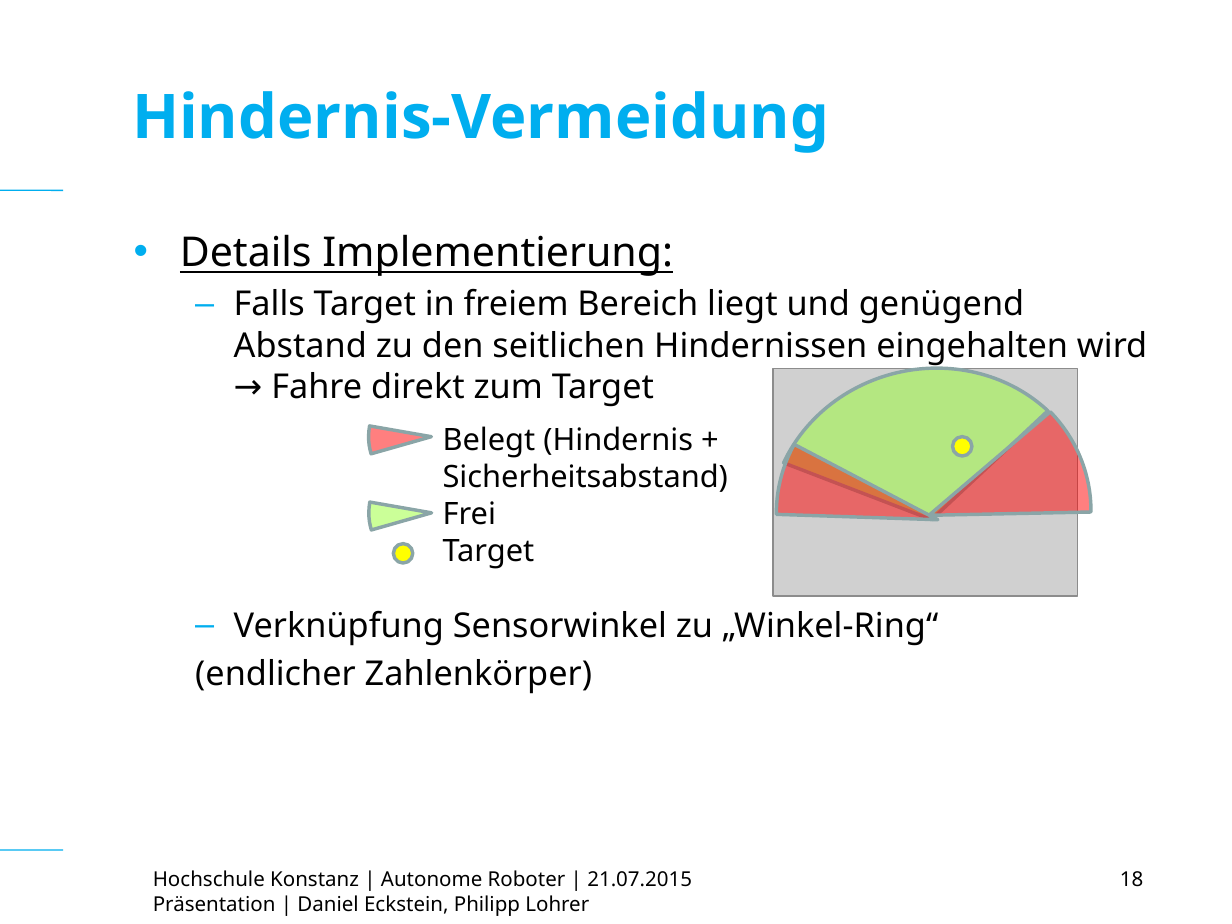
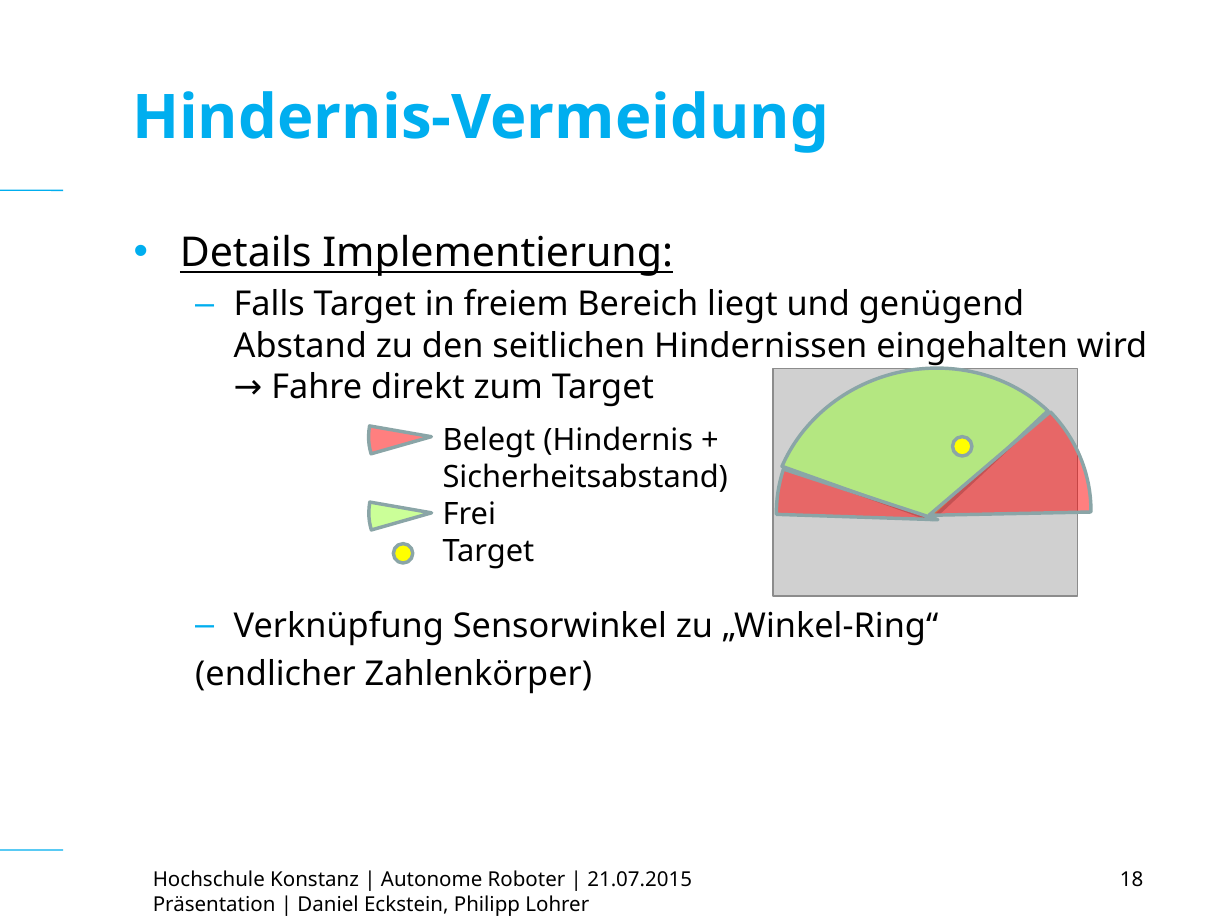
Before and after one commit to CptainWho/AR_MSI_Project, a slide deck: slide 18 of Präsentation_neu.pptx. Drawn at 1232x924 pixels with LibreOffice and Linux fonts; fonts in the diff are those of the drawing; grey boxes stand for pictures. Boxes give left, top, right and bottom in pixels: in the first picture for what was removed or moved away, otherwise in the second. Text is boxed around its words. In the diff, an @@ line names an element or a change of style, - is before the commit and + after.

```diff
--- a/Präsentation_neu.pptx
+++ b/Präsentation_neu.pptx
@@ pie slice (boxed as its full ellipse) at (737, 326, 1139, 713): proportions changed @@
@@ pie slice (boxed as its full ellipse) at (739, 336, 1125, 704): proportions changed @@
```
Also in this commit, not shown: 1 slide added, 1 other file.
